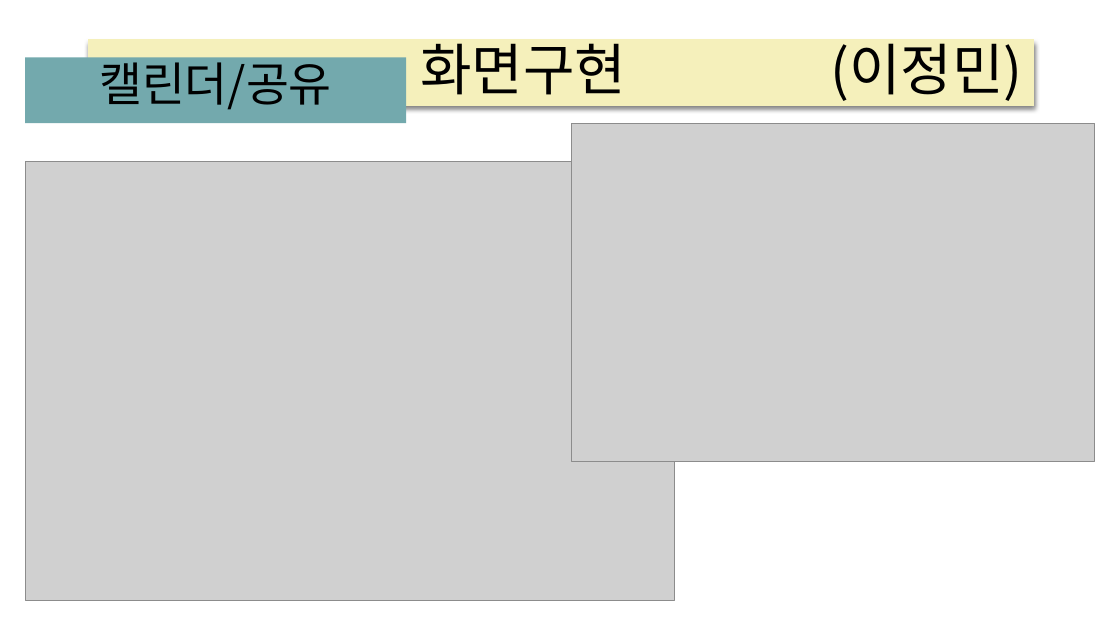
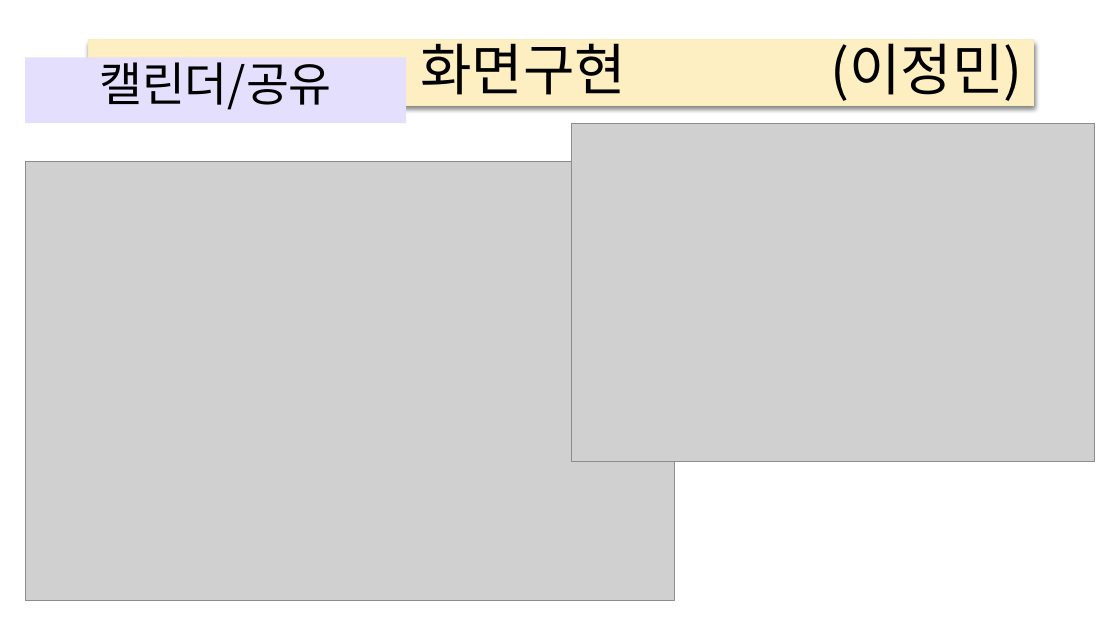
Before and after one commit to elquineas/elquineas.github.io, a slide deck: slide 12 of 갓생살기_ver3.pptx. Drawn at 1120x630 pixels with LibreOffice and Linux fonts; fonts in the diff are those of the drawing; grey boxes stand for pictures. Boxes give left, top, right and bottom in pixels: in the first picture for what was removed or moved away, otherwise in the second. Text is boxed around its words. In the diff, an @@ line names an element or a change of style, - is before the commit and + after.

```diff
--- a/갓생살기_ver3.pptx
+++ b/갓생살기_ver3.pptx
@@ subtitle "캘린더/공유" at (25, 57, 407, 123): fill #73A9AD to #E3DFFD @@
@@ title "화면구현 (이정민)" at (88, 39, 1033, 105): fill #F5F0BB to #FDEFC2 @@
```
Also in this commit, not shown: 12 other slides changed, 1 other file.
